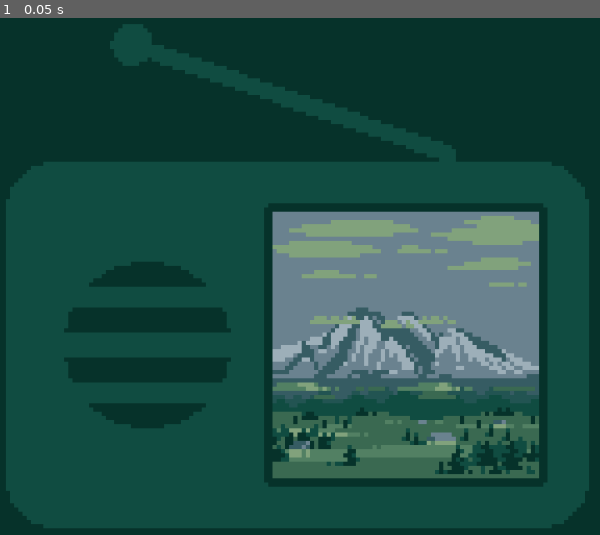
Above: before the commit, frame 1.
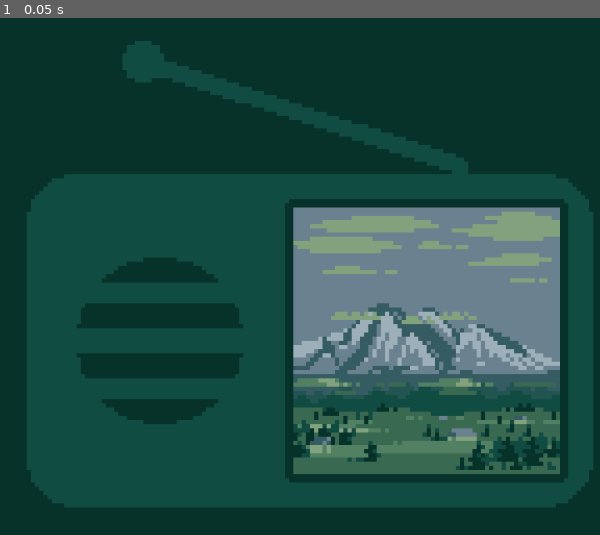
Above: after the commit, the same moment.

Repository: auranym/tunepix
Game: Godot game, scene res://main.tscn
Same seed, same stepped clock (60 frames per second), same inputs: the game is played once before the commit and once after it.
Inputs:
- Up to frame 1 (0.05 s): no input

The runs differ from the first frame. In frame 1, 25% of the frame differs, in the area x 1-99%, y 1-99%.

Commit message:
finished porting over configs into a single config resource and visual scene

Diff:
--- a/default_bus_layout.tres
+++ b/default_bus_layout.tres
@@ -4,7 +4,7 @@
 resource_name = "SpectrumAnalyzer"
 
 [resource]
-bus/0/volume_db = -0.725993
+bus/0/volume_db = -80.0
 bus/1/name = &"Analyzer"
 bus/1/solo = false
 bus/1/mute = false
--- a/main.tscn
+++ b/main.tscn
@@ -1,10 +1,7 @@
-[gd_scene load_steps=6 format=3 uid="uid://balwixy7ok4wx"]
+[gd_scene load_steps=3 format=3 uid="uid://balwixy7ok4wx"]
 
-[ext_resource type="Script" path="res://main.gd" id="1_oigfu"]
-[ext_resource type="Resource" uid="uid://lawwojtu0158" path="res://test/mountain_song_visualizer_config.tres" id="2_bsv5f"]
-[ext_resource type="Resource" uid="uid://351bukpac5mk" path="res://test/mountain_song_radio_config.tres" id="4_1oibb"]
-[ext_resource type="PackedScene" uid="uid://beqk8tsxa4qmt" path="res://radio.tscn" id="4_acdnc"]
-[ext_resource type="AudioStream" uid="uid://dujn26w6p5w2x" path="res://test_music/mountain song.wav" id="4_cl041"]
+[ext_resource type="PackedScene" uid="uid://pgc8jdh7eopn" path="res://tune_pix.tscn" id="1_avbrb"]
+[ext_resource type="Resource" uid="uid://cp6o4iqojijar" path="res://test/mountain_song_config.tres" id="2_w4g57"]
 
 [node name="SubViewportContainer" type="SubViewportContainer"]
 anchors_preset = 15
@@ -29,31 +26,16 @@
 grow_vertical = 2
 color = Color(0.0235294, 0.196078, 0.164706, 1)
 
-[node name="Main" type="Control" parent="SubViewport"]
-layout_mode = 3
-anchors_preset = 15
-anchor_right = 1.0
-anchor_bottom = 1.0
-grow_horizontal = 2
-grow_vertical = 2
-script = ExtResource("1_oigfu")
-visualizer_config = ExtResource("2_bsv5f")
-
-[node name="Radio" parent="SubViewport/Main" instance=ExtResource("4_acdnc")]
-layout_mode = 1
+[node name="TunePix" parent="SubViewport" instance=ExtResource("1_avbrb")]
 anchors_preset = 8
 anchor_left = 0.5
 anchor_top = 0.5
 anchor_right = 0.5
 anchor_bottom = 0.5
-offset_left = -73.0
-offset_top = -61.5
-offset_right = 67.0
-offset_bottom = 61.5
+offset_left = -68.0
+offset_top = -57.0
+offset_right = 68.0
+offset_bottom = 57.0
 grow_horizontal = 2
 grow_vertical = 2
-config = ExtResource("4_1oibb")
-
-[node name="AudioStreamPlayer" type="AudioStreamPlayer" parent="SubViewport/Main"]
-stream = ExtResource("4_cl041")
-bus = &"Analyzer"
+config = ExtResource("2_w4g57")
--- a/test/mountain_song_config.tres
+++ b/test/mountain_song_config.tres
@@ -23,22 +23,22 @@
 fps = 24
 art = ExtResource("1_7sgp7")
 art_outline = true
-art_padding = 12
+art_padding = 8
 color_light = Color(0.0235294, 0.196078, 0.164706, 1)
 color_med = Color(0.0235294, 0.196078, 0.164706, 1)
 color_dark = Color(0.0627451, 0.298039, 0.254902, 1)
 color_theme = 1
 border_radius = 12
-gap = 0
+gap = 2
 speaker_placement = 0
 speaker_alignment = 1
 speaker_outline = false
 speaker_radius = 20
 speaker_bump_radius = 10
 speaker_partitions = 3
-speaker_padding = 4
+speaker_padding = 2
 antenna_visible = true
 antenna_length = 80
 antenna_width = 4
 antenna_receiver_radius = 3
-antenna_angle = 19
+antenna_angle = 18
--- a/tune_pix.gd
+++ b/tune_pix.gd
@@ -7,26 +7,30 @@
 			config.audio_changed.disconnect(_on_config_audio_changed)
 			config.visuals_changed.disconnect(_on_config_visuals_changed)
 		config = val
-		config.audio_changed.connect(_on_config_audio_changed)
-		config.visuals_changed.connect(_on_config_visuals_changed)
+		if config:
+			config.audio_changed.connect(_on_config_audio_changed)
+			config.visuals_changed.connect(_on_config_visuals_changed)
 
 @onready var audio_stream_player: AudioStreamPlayer = $AudioStreamPlayer
 
 # Private vars
-var _started := false
+# Audio-related
 var _energies
 var _frame_time_elapsed: float = 1.0
 var _analyzer: AudioEffectSpectrumAnalyzerInstance
 var _bump_energy: float = 0.0
+# Visuals-related
+var _box_rect: Rect2
 
 
 func _ready() -> void:
-	if not Engine.is_editor_hint():
-		_start()
+	_update_audio()
+	_update_visuals()
+	queue_redraw()
 
 
 func _process(delta: float) -> void:
-	if not _started:
+	if Engine.is_editor_hint():
 		return
 
 	_frame_time_elapsed += delta
@@ -34,12 +38,6 @@
 		_bump_energy = _get_bump_energy()
 		_frame_time_elapsed = 0
 		queue_redraw()
-
-
-func _start():
-	_started = true
-	_update_audio()
-	print("started")
 
 
 # Audio functions
@@ -50,7 +48,7 @@
 	audio_stream_player.stop()
 
 	# Do nothing if there is no audio
-	if not config.stream:
+	if not (config and config.stream):
 		print("No audio to play.")
 		return
 
@@ -66,8 +64,8 @@
 	_energies.fill(0.0)
 	_analyzer = analyzer
 
-	# Start playing if started already
-	if _started:
+	# Start playing if not in editor
+	if not Engine.is_editor_hint():
 		audio_stream_player.bus = AudioServer.get_bus_name(config.bus_index)
 		audio_stream_player.stream = config.stream
 		audio_stream_player.play()
@@ -126,11 +124,242 @@
 # Visuals functionss
 # -----------------
 func _update_visuals():
-	pass
+	_set_radio_size()
+
+
+func _set_radio_size():
+	if config and config.art:
+		# Calculate antenna bounding box height
+		var antenna_rect_height = round(
+			abs((config.antenna_length * Vector2.from_angle(deg_to_rad(config.antenna_angle + 180))).y)
+			# Not sure why 3 is the right multiplier, but it works!
+			+ 3 * config.antenna_receiver_radius
+		)
+
+		var speaker_length = 2 * (config.speaker_radius + config.speaker_bump_radius)
+		var width = (
+			config.art.get_width()
+			+ config.gap
+			+ speaker_length
+			+ config.speaker_padding
+		)
+		if config.speaker_placement == RadioConfig.SpeakerPlacement.BOTH:
+			width += (
+				config.gap
+				+ speaker_length
+				+ config.speaker_padding
+			)
+		else:
+			width += config.art_padding
+
+		var height = max(
+			2 * config.art_padding + config.art.get_height(),
+			2 * config.speaker_padding + speaker_length
+		)
+
+		_box_rect = Rect2(
+			Vector2(0, antenna_rect_height),
+			Vector2(width, height)
+			#(
+				#config.art.get_size()
+				#+ Vector2(config.art_padding, config.art_padding)
+				#+ Vector2(config.gap, 0)
+				#+ Vector2(2 * (config.speaker_radius + config.speaker_bump_radius), 0)
+			#)
+		)
+	else:
+		_box_rect = Rect2()
+
+	size = _box_rect.position + _box_rect.size
 
 
 func _draw():
-	draw_rect(Rect2(0, 0, 100 * (1 + _bump_energy), 100), Color.WHITE)
+	if not (config and config.art):
+		return
+
+	if config.antenna_visible:
+		_draw_antenna()
+	_draw_background()
+	_draw_speakers()
+	_draw_displayed_texture()
+
+
+func _draw_rounded_rect(rect: Rect2, color: Color, radius: float):
+	var p = rect.position
+	var s = rect.size
+
+	# Border radii
+	# ------------
+	# Top-left
+	draw_circle(
+		p + Vector2(radius, radius),
+		radius,
+		color
+	)
+	# Top-right
+	draw_circle(
+		p + Vector2(s.x - radius, radius),
+		radius,
+		color
+	)
+	# Bottom-left
+	draw_circle(
+		p + Vector2(radius, s.y - radius),
+		radius,
+		color
+	)
+	# Bottom-right
+	draw_circle(
+		p + s - Vector2(radius, radius),
+		radius,
+		color
+	)
+
+	# Background
+	# ----------
+	draw_rect(
+		Rect2(p + Vector2(0, radius), s - Vector2(0, 2 * radius)),
+		color
+	)
+	draw_rect(
+		Rect2(p + Vector2(radius, 0), s - Vector2(2 * radius, 0)),
+		color
+	)
+
+
+func _draw_antenna():
+	var unit_vector = Vector2.from_angle(deg_to_rad(config.antenna_angle + 180))
+	var start_pos = Vector2(
+		_box_rect.position.x + _box_rect.size.x - config.speaker_padding - config.speaker_bump_radius - config.speaker_radius,
+		_box_rect.position.y - config.antenna_width / 2.0
+	)
+	var color = config.color_dark if config.color_theme == RadioConfig.ColorTheme.DARK else config.color_light
+	# Connector
+	draw_line(
+		start_pos,
+		start_pos + Vector2(0, config.antenna_width / 2.0),
+		color,
+		config.antenna_width
+	)
+	draw_circle(
+		start_pos,
+		config.antenna_width / 2.0,
+		color
+	)
+
+	# Antenna
+	draw_line(
+		start_pos,
+		start_pos + round(config.antenna_length * unit_vector),
+		color,
+		config.antenna_width
+	)
+
+	# Receiver
+	draw_circle(
+		start_pos + round(config.antenna_length * unit_vector),
+		config.antenna_width / 2.0 + config.antenna_receiver_radius,
+		color
+	)
+
+
+func _draw_background():
+	_draw_rounded_rect(
+		_box_rect,
+		config.color_dark if config.color_theme == RadioConfig.ColorTheme.DARK else config.color_light,
+		config.border_radius
+	)
+
+
+func _draw_speakers():
+	var speaker_max_radius = config.speaker_radius + config.speaker_bump_radius
+	var speaker_y_pos
+	match config.speaker_alignment:
+		RadioConfig.SpeakerAlignment.TOP:
+			speaker_y_pos = _box_rect.position.y + config.speaker_padding
+		RadioConfig.SpeakerAlignment.CENTER:
+			speaker_y_pos = _box_rect.position.y + _box_rect.size.y / 2.0 - speaker_max_radius
+		RadioConfig.SpeakerAlignment.BOTTOM:
+			speaker_y_pos = _box_rect.position.y + _box_rect.size.y - config.speaker_padding - 2 * speaker_max_radius
+
+	# Draw left speaker
+	if config.speaker_placement != RadioConfig.SpeakerPlacement.RIGHT:
+		_draw_speaker(
+			Vector2(
+				_box_rect.position.x + config.speaker_padding,
+				speaker_y_pos
+			)
+		)
+	# Draw right speaker
+	if config.speaker_placement != RadioConfig.SpeakerPlacement.LEFT:
+		_draw_speaker(
+			Vector2(
+				_box_rect.position.x + _box_rect.size.x - config.speaker_padding - 2 * speaker_max_radius,
+				speaker_y_pos
+			)
+		)
+
+
+# pos is top-left
+func _draw_speaker(pos: Vector2):
+	var speaker_max_radius = config.speaker_radius + config.speaker_bump_radius
+	var speaker_animated_dist = _bump_energy * config.speaker_bump_radius
+	var speaker_animated_radius = config.speaker_radius + speaker_animated_dist
+
+	# Speaker circle
+	draw_circle(
+		pos + Vector2(speaker_max_radius, speaker_max_radius),
+		speaker_animated_radius,
+		config.color_dark if config.color_theme == RadioConfig.ColorTheme.LIGHT else config.color_light
+	)
+	# Speaker partitions
+	var partition_base_position = pos + Vector2(
+		config.speaker_bump_radius - speaker_animated_dist,
+		config.speaker_bump_radius - speaker_animated_dist
+	)
+	#Vector2(
+		#_box_rect.position.x + _box_rect.size.x - config.speaker_padding - speaker_max_radius - speaker_animated_radius,
+		#_box_rect.position.y + config.speaker_padding + config.speaker_bump_radius - speaker_animated_dist
+	#)
+	var partition_width = 2 * speaker_animated_radius / float(2 * config.speaker_partitions + 1)
+	for i in (2 * config.speaker_partitions + 1):
+		if i % 2 == 1:
+			draw_rect(
+				Rect2(
+					partition_base_position + Vector2(0, i * partition_width),
+					Vector2(2 * speaker_animated_radius, partition_width)
+				),
+				config.color_light if config.color_theme == RadioConfig.ColorTheme.LIGHT else config.color_dark
+			)
+	# Speaker outline
+	if config.speaker_outline:
+		draw_circle(
+			pos + Vector2(speaker_max_radius, speaker_max_radius),
+			speaker_animated_radius + 1,
+			config.color_med,
+			false,
+			2
+		)
+
+
+func _draw_displayed_texture():
+	var art_size = config.art.get_size()
+	var art_position = _box_rect.position + Vector2(
+		config.art_padding if config.speaker_placement == RadioConfig.SpeakerPlacement.RIGHT else (
+			config.speaker_padding + 2 * (config.speaker_radius + config.speaker_bump_radius) + config.gap
+		),
+		config.art_padding
+	)
+	if config.art_outline:
+		_draw_rounded_rect(
+			Rect2(
+				art_position - Vector2(2, 2),
+				art_size + Vector2(4, 4)
+			),
+			config.color_med,
+			2
+		)
+	draw_texture(config.art, art_position)
 
 
 # Signal callbacks
--- a/tune_pix.tscn
+++ b/tune_pix.tscn
@@ -1,16 +1,10 @@
-[gd_scene load_steps=3 format=3 uid="uid://pgc8jdh7eopn"]
+[gd_scene load_steps=2 format=3 uid="uid://pgc8jdh7eopn"]
 
 [ext_resource type="Script" path="res://tune_pix.gd" id="1_o2ofc"]
-[ext_resource type="Resource" uid="uid://cp6o4iqojijar" path="res://test/mountain_song_config.tres" id="2_cdoiu"]
 
 [node name="TunePix" type="Control"]
 layout_mode = 3
-anchors_preset = 15
-anchor_right = 1.0
-anchor_bottom = 1.0
-grow_horizontal = 2
-grow_vertical = 2
+anchors_preset = 0
 script = ExtResource("1_o2ofc")
-config = ExtResource("2_cdoiu")
 
 [node name="AudioStreamPlayer" type="AudioStreamPlayer" parent="."]
